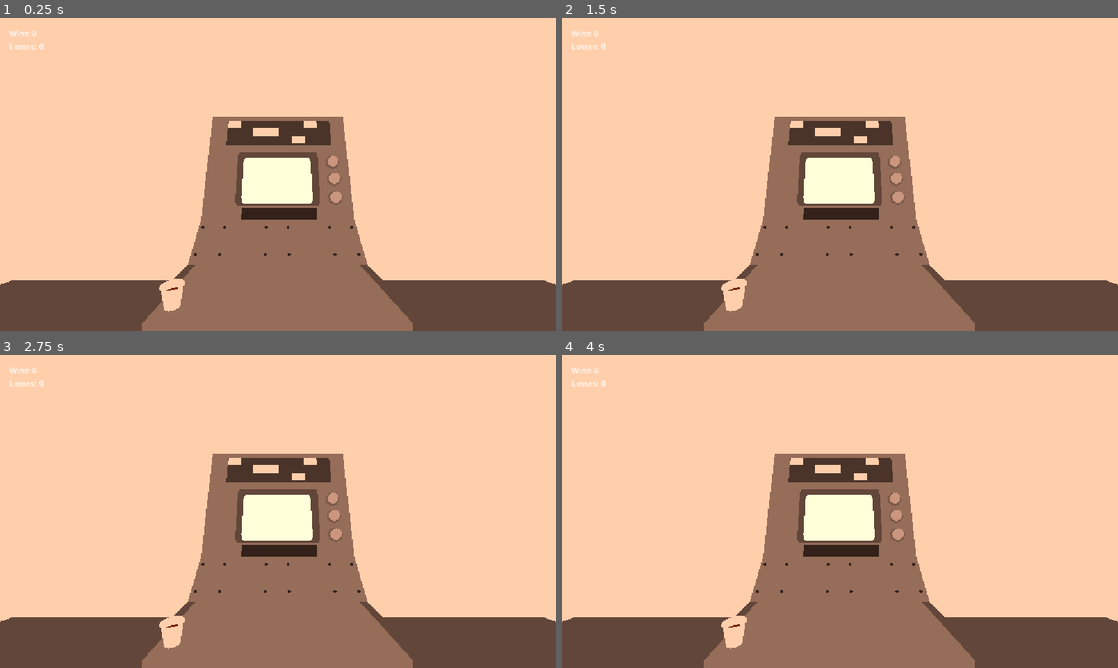
Above: before the commit, frames 1-4 (two rows, left to right).
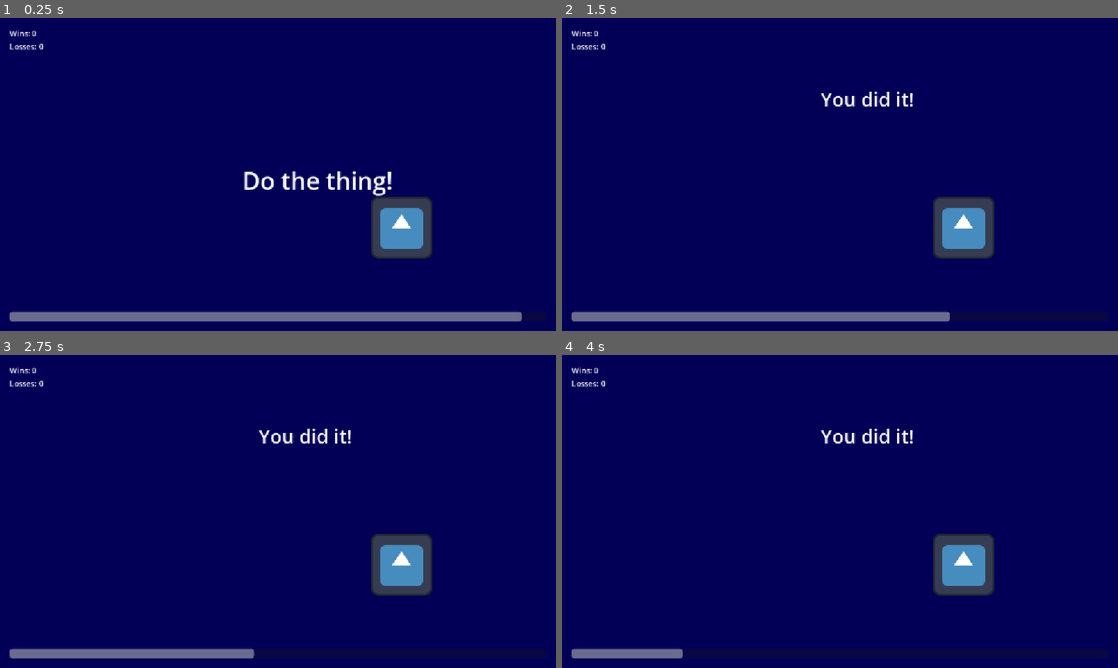
Above: after the commit, the same moments.

Repository: kvognar/gmtk-jam-2026
Game: Godot game, scene res://workstation.tscn
Same seed, same stepped clock (60 frames per second), same inputs: the game is played once before the commit and once after it. The project has no main scene, so this scene is started directly. The engine's default icon, where the game draws it, is replaced by a stand-in: a white triangle on a blue panel in a dark square.
Inputs (mouse positions are in pixels of both pictures, inside the frame that each line leads up to):
- Up to frame 1 (0.25 s): no input
- Up to frame 2 (1.5 s): move the mouse to (962, 158) at 0.52 s; press the mouse at (962, 158) at 0.53 s; move the mouse to (728, 190) at 1.27 s; release the mouse at (728, 190) at 1.28 s; click (728, 190) at 1.35 s
- Up to frame 3 (2.75 s): move the mouse to (333, 442) at 2.02 s; press the mouse at (333, 442) at 2.03 s
- Up to frame 4 (4 s): move the mouse to (812, 574) at 2.77 s; release the mouse at (812, 574) at 2.78 s; click (812, 574) at 2.85 s; move the mouse to (1006, 558) at 3.52 s; press the mouse at (1006, 558) at 3.53 s

The runs differ from the first frame. In frame 1, 100% of the frame differs, in the area x 0-100%, y 0-100%; in frame 2, 100%; in frame 3, 100%; in frame 4, 100%.

Commit message:
Show time limit progress bar on microgame

Diff:
--- a/microgames/microgame.gd
+++ b/microgames/microgame.gd
@@ -2,6 +2,7 @@
 class_name Microgame
 
 @export var prompt: String = 'Do the thing!'
+@export var time_limit := 5.0
 
 signal success
 signal failure
@@ -10,6 +11,9 @@
 
 func _ready() -> void:
 	scale = Vector2(0, 0)
+	$Timer.wait_time = time_limit
+
+	begin()
 
 func begin() -> void:
 	scale=Vector2(1, 1)
@@ -22,10 +26,8 @@
 	playing = true
 
 func fail() -> void:
-	print_debug('we lost :(')
 	playing = false
 	var timer = get_tree().create_timer(1.0).timeout
-	print_debug('failure!!')
 	failure.emit()
 
 func lose() -> void:
@@ -40,10 +42,11 @@
 	$Result.show()
 	playing = false
 	await get_tree().create_timer(1.0).timeout
-	print_debug('on to the next thing')
 	success.emit()
 
 func _process(delta: float) -> void:
+	%ProgressBar.value = ($Timer.time_left / $Timer.wait_time) * %ProgressBar.max_value
+
 	if Input.is_action_just_pressed('action'):
 		win()
 
@@ -51,7 +54,6 @@
 	if !playing:
 		return
 	playing = false
-	print_debug('time_up')
 	$Result.text = 'Time up!!'
 	$Result.show()
 	await get_tree().create_timer(1.0).timeout
--- a/microgames/microgame.tscn
+++ b/microgames/microgame.tscn
@@ -47,4 +47,31 @@
 position = Vector2(832, 434)
 texture = ExtResource("2_3ht7m")
 
+[node name="MarginContainer" type="MarginContainer" parent="." unique_id=866576842]
+layout_mode = 1
+anchors_preset = 15
+anchor_right = 1.0
+anchor_bottom = 1.0
+grow_horizontal = 2
+grow_vertical = 2
+theme_override_constants/margin_left = 20
+theme_override_constants/margin_top = 20
+theme_override_constants/margin_right = 20
+theme_override_constants/margin_bottom = 20
+
+[node name="VBoxContainer" type="VBoxContainer" parent="MarginContainer" unique_id=360461297]
+layout_mode = 2
+
+[node name="Control" type="Control" parent="MarginContainer/VBoxContainer" unique_id=1708068097]
+layout_mode = 2
+size_flags_vertical = 3
+
+[node name="ProgressBar" type="ProgressBar" parent="MarginContainer/VBoxContainer" unique_id=184280485]
+unique_name_in_owner = true
+custom_minimum_size = Vector2(0, 20)
+layout_mode = 2
+max_value = 5.0
+value = 5.0
+show_percentage = false
+
 [connection signal="timeout" from="Timer" to="." method="_on_timer_timeout"]
